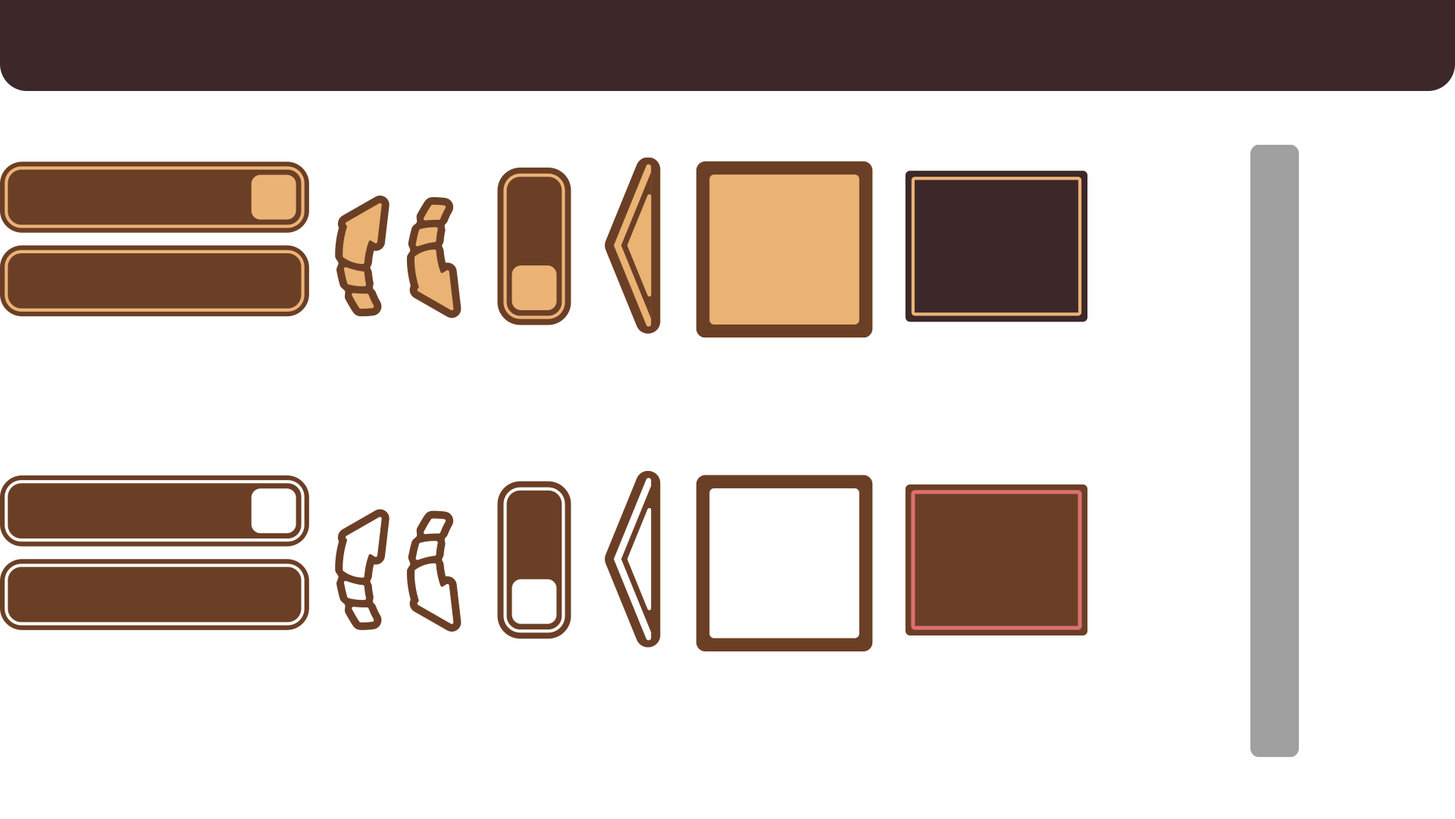
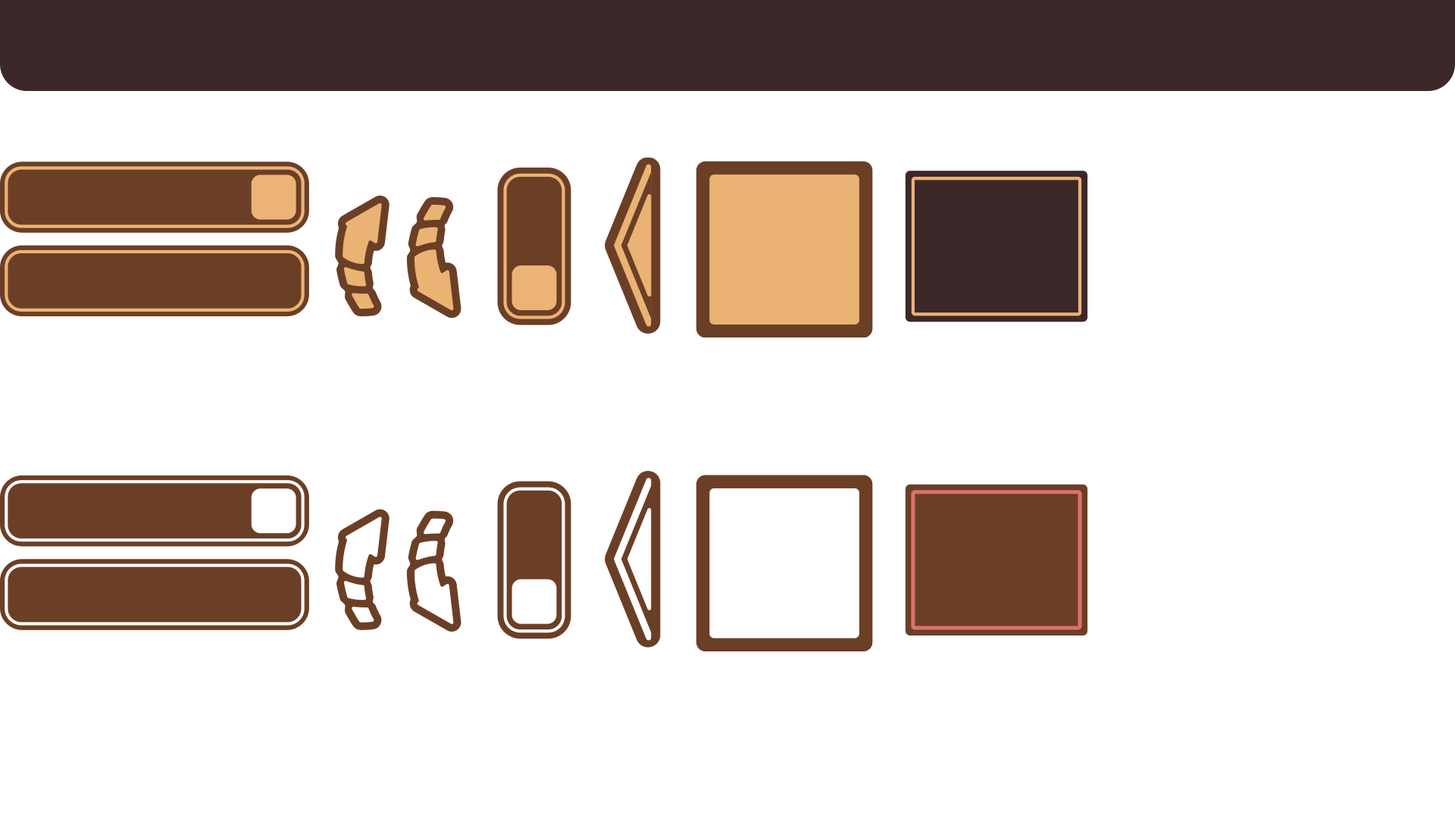
The second 1455px x 819px image is a revision of the first. Changes to its layers:
painted on "Health" over (1250, 144, 1300, 758)
